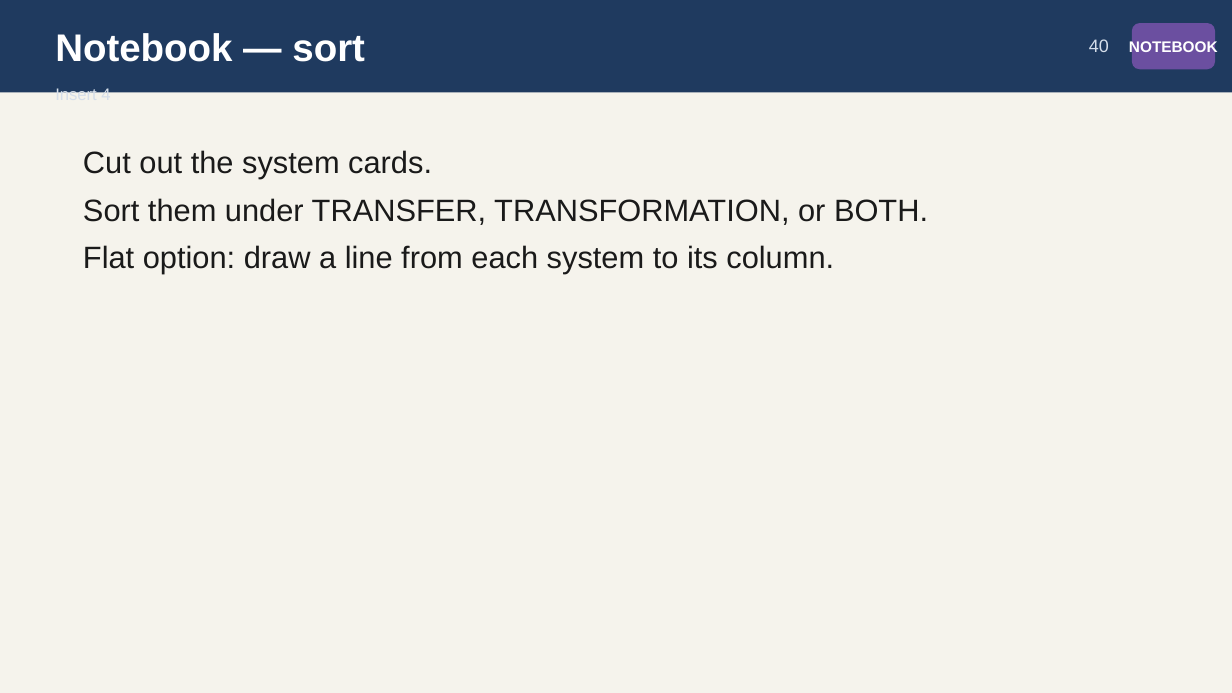
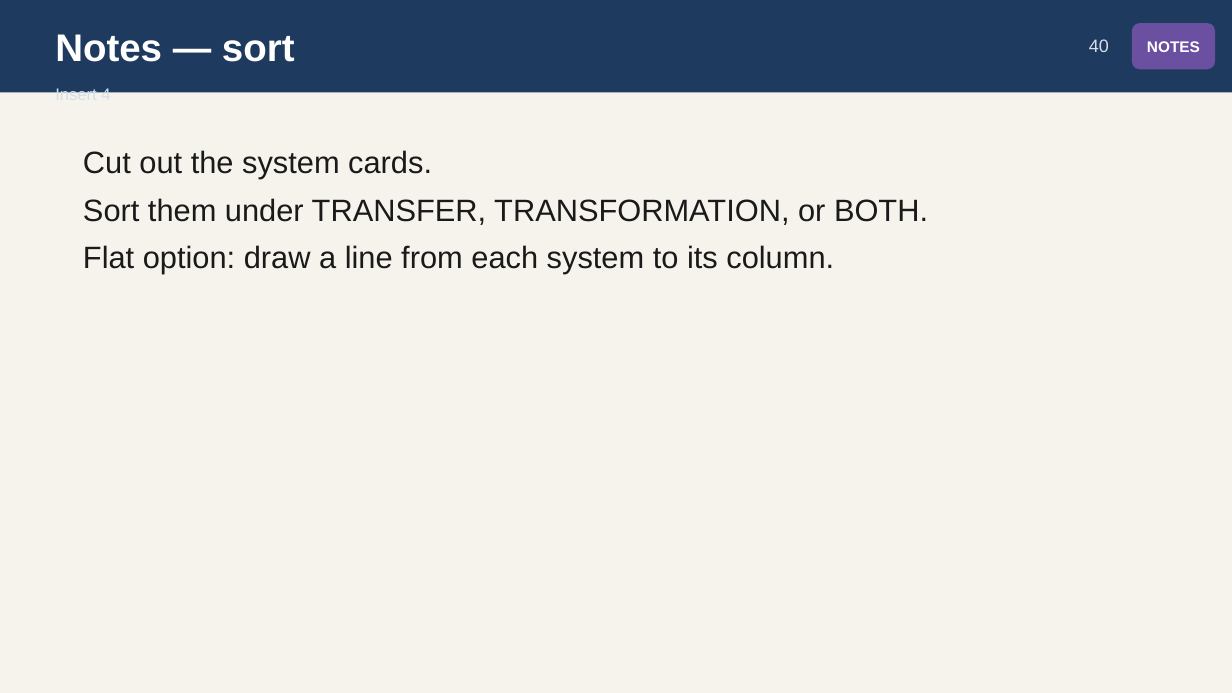
Before and after one commit to owenreagan-cyber/grade-4-energy-transfer-transformation, a slide deck: slide 40 of production/slides/04-ch4-energy-transfer-slides.pptx. Drawn at 1232x693 pixels with LibreOffice and Linux fonts; fonts in the diff are those of the drawing. Boxes give left, top, right and bottom in pixels: in the first picture for what was removed or moved away, otherwise in the second. Text is boxed around its words. In the diff, an @@ line names an element or a change of style, - is before the commit and + after.

```diff
--- a/production/slides/04-ch4-energy-transfer-slides.pptx
+++ b/production/slides/04-ch4-energy-transfer-slides.pptx
@@ text at box(55, 34, 295, 62): text changed @@
-Notebook — sort
+Notes — sort
@@ text in rounded rectangle at box(1147, 41, 1200, 52): text changed @@
-NOTEBOOK
+NOTES
```
Also in this commit, not shown: 13 other slides changed, 10 other files.
